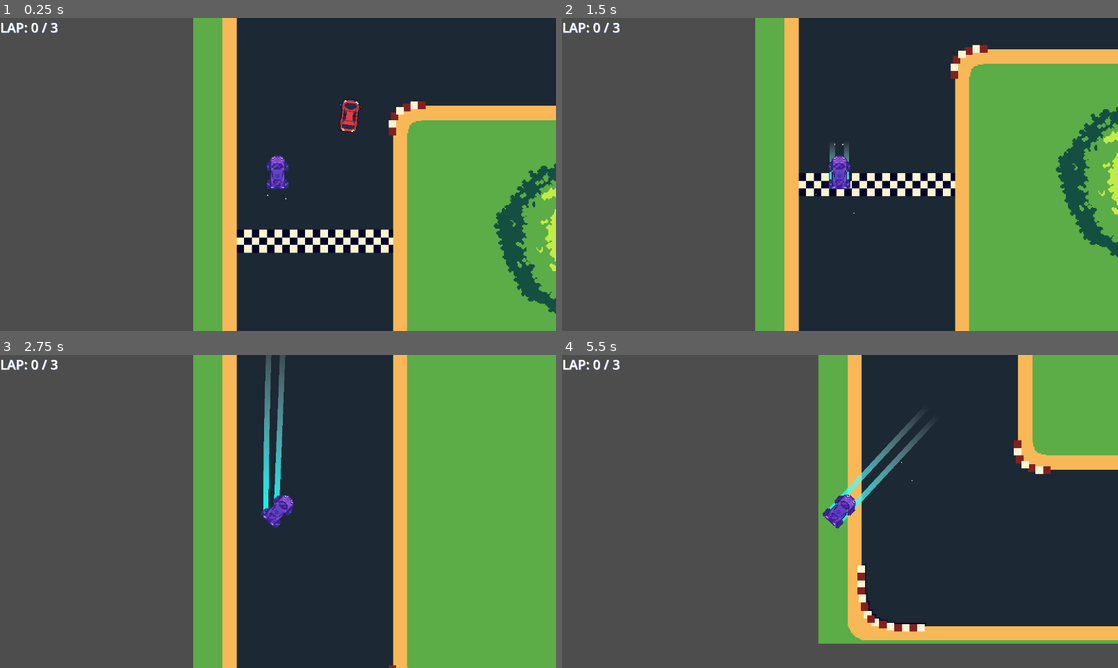
Above: before the commit, frames 1-4 (two rows, left to right).
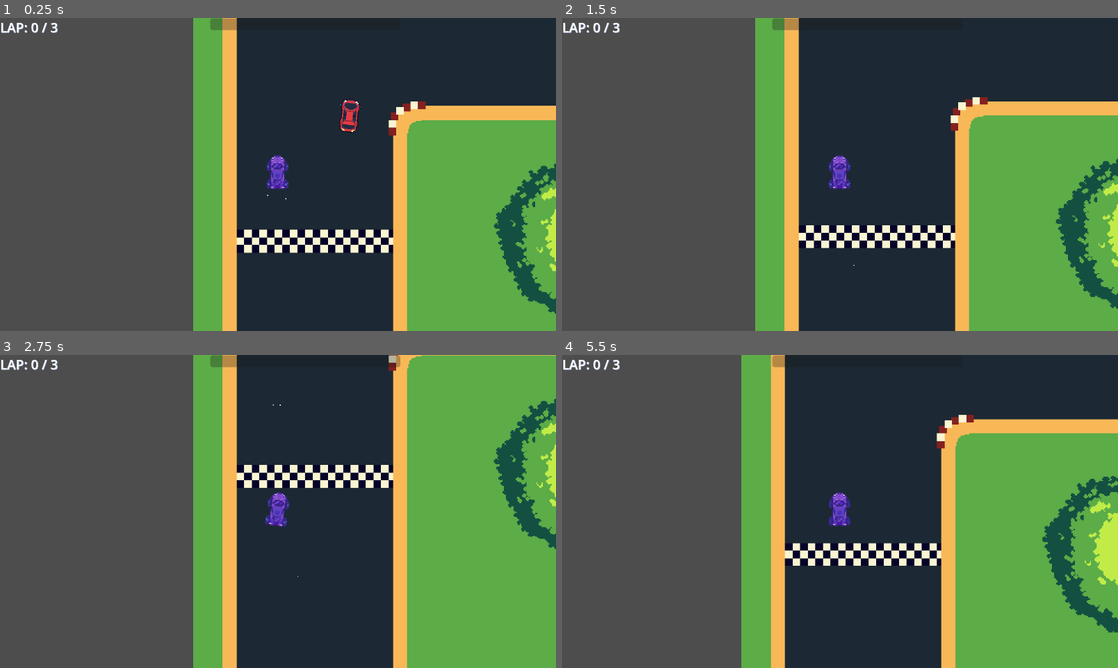
Above: after the commit, the same moments.

Repository: Buzabs/Cartest2
Game: Godot game, scene res://Scenes/TestScene.tscn
Two runs of this game, one before a commit and one after it. Both use one fixed random seed, a clock stepped at 60 frames per second and the inputs below.
Inputs:
- Up to frame 1 (0.25 s): no input
- Up to frame 2 (1.5 s): hold D (Right) 0.53-1.28 s; tap Space (Nitro) at 0.6, 1.35 s; tap Enter at 1.25 s; hold S (Down) from 1.28 s (still down)
- Up to frame 3 (2.75 s): release S (Down) at 2.03 s; hold D (Right) from 2.03 s (still down); tap Space (Nitro) at 2.1 s
- Up to frame 4 (5.5 s): release D (Right) at 2.78 s; hold W (Up) 2.78-3.53 s; tap Space (Nitro) at 2.85, 3.6, 4.25, 4.35, 5.1 s; hold A (Left) 3.53-5.03 s; tap Enter at 5 s; hold S (Down) from 5.03 s (still down)

The runs differ from the first frame. In frame 1, 0.2% of the frame differs, in the area x 37-43%, y 0-4%; in frame 2, 14%; in frame 3, 5.7%; in frame 4, 53%, in the area x 32-100%, y 0-100%.

Commit message:
Ładowanie nitro na driftcie

Diff:
--- a/Scenes/Car.tscn
+++ b/Scenes/Car.tscn
@@ -42,6 +42,9 @@
 process_callback = 0
 wait_time = 2.0
 
+[node name="DriftTimer" type="Timer" parent="."]
+wait_time = 3.0
+
 [node name="CollisionShape2D" type="CollisionShape2D" parent="."]
 position = Vector2(-0.5, -0.5)
 shape = SubResource("RectangleShape2D_1k6jk")
@@ -72,3 +75,4 @@
 [node name="CPUParticles2D" parent="TrialPoint2" instance=ExtResource("3_qeqd0")]
 
 [connection signal="timeout" from="NitroCooldown" to="." method="_on_timer_timeout"]
+[connection signal="timeout" from="DriftTimer" to="." method="_on_drift_timer_timeout"]
--- a/Scenes/TestScene.tscn
+++ b/Scenes/TestScene.tscn
@@ -1,16 +1,17 @@
-[gd_scene load_steps=13 format=3 uid="uid://b0oo5p0g2r8w5"]
+[gd_scene load_steps=14 format=3 uid="uid://b0oo5p0g2r8w5"]
 
 [ext_resource type="Script" uid="uid://bgi6buttie4jm" path="res://Scripts/test_scene.gd" id="1_0f5h7"]
 [ext_resource type="PackedScene" uid="uid://b6pg70e8e06ln" path="res://Scenes/Car.tscn" id="1_mncer"]
 [ext_resource type="Texture2D" uid="uid://bbv0rcvu7dviv" path="res://Sprites/placeholders/early_racetrack_test.png" id="2_iufkg"]
 [ext_resource type="PackedScene" uid="uid://cdoq37nysvx3y" path="res://Scenes/enemy.tscn" id="3_8k7wh"]
+[ext_resource type="FontFile" uid="uid://bsf4i6uq7hmtd" path="res://Fonts/upheaval/upheavtt.ttf" id="4_qsjrb"]
 [ext_resource type="PackedScene" uid="uid://dahoemngkgnt" path="res://Scenes/checkpoint.tscn" id="6_qsjrb"]
 
 [sub_resource type="SystemFont" id="SystemFont_iufkg"]
 font_names = PackedStringArray("Upheaval TT (BRK)")
 
-[sub_resource type="SystemFont" id="SystemFont_0f5h7"]
-font_names = PackedStringArray("Upheaval TT (BRK)")
+[sub_resource type="StyleBoxFlat" id="StyleBoxFlat_qsjrb"]
+bg_color = Color(0.309804, 0.882353, 0.94902, 1)
 
 [sub_resource type="Curve2D" id="Curve2D_5lt6y"]
 bake_interval = 50.0
@@ -62,9 +63,17 @@
 offset_left = 826.0
 offset_right = 1280.0
 offset_bottom = 176.0
-theme_override_fonts/normal_font = SubResource("SystemFont_0f5h7")
+theme_override_fonts/normal_font = ExtResource("4_qsjrb")
 theme_override_font_sizes/normal_font_size = 30
 horizontal_alignment = 2
+
+[node name="NitroProgress" type="ProgressBar" parent="Car/CanvasLayer"]
+offset_left = 484.0
+offset_top = 1.0
+offset_right = 922.0
+offset_bottom = 28.0
+theme_override_styles/fill = SubResource("StyleBoxFlat_qsjrb")
+show_percentage = false
 
 [node name="Enemy" parent="." groups=["Cars"] instance=ExtResource("3_8k7wh")]
 position = Vector2(547, 135)
--- a/Scripts/car.gd
+++ b/Scripts/car.gd
@@ -12,14 +12,20 @@
 
 @onready var animation = $AnimatedSprite2D
 @onready var nitro_cooldown = $NitroCooldown
+@onready var drift_timer: = $DriftTimer
 
 var rotation_direction := 0 #kierunek obrotu
 var direction := 0 #kierunek
 var nitro := 0 #input
 
 var can_nitro := true
+var nitro_comp := false
 
 @export var nitro_speed := 0
+
+func _ready() -> void:
+
+	GlobalVariables.drift_wait_time = drift_timer.wait_time
 
 func _physics_process(delta: float) -> void: #TYLKO PROCESY FIZYCZNE!!!!!!!!!
 	get_input()
@@ -27,7 +33,7 @@
 	if direction != 0:
 		var movement_vector = Vector2.UP.rotated(rotation) * direction #tworzy wektor na podstawie kierunku i obrotu
 		velocity = velocity.move_toward(movement_vector * speed, acc * delta)
-		if nitro && can_nitro == true:
+		if nitro && can_nitro && nitro_comp:
 			nitro_boost(movement_vector * delta)
 
 	else:
@@ -52,10 +58,11 @@
 	velocity = movement_vector * speed * nitro_speed
 	move_and_slide()
 	can_nitro = false
+	nitro_comp = false
 	change_state(StateMachine.States.NITRO)
 
 func _process(_delta: float) -> void: #wszystko inne oprócz fizyki
-
+	GlobalVariables.drift_time_left = drift_timer.time_left
 	if StateMachine.current_state == StateMachine.States.NITRO:
 		return
 
@@ -74,7 +81,9 @@
 		#Sprawdzanie czy driftuje
 		if not(car_velocity.angle() > rotation_min && car_velocity.angle() < rotation_max):
 			change_state(StateMachine.States.DRIFTING)
-		else: change_state(StateMachine.States.DRIVING)
+		else:
+			change_state(StateMachine.States.DRIVING)
+			drift_timer.stop()
 
 	if StateMachine.current_state in [StateMachine.States.DRIVING, StateMachine.States.DRIFTING]:
 		animation.play("default")
@@ -82,8 +91,21 @@
 		animation.stop()
 
 
+	if StateMachine.current_state == StateMachine.States.DRIFTING:
+		if not drift_timer.is_stopped():
+			GlobalVariables.drift_time_percentage = ((1 - drift_timer.time_left / drift_timer.wait_time) * 100)
+			print(GlobalVariables.drift_time_percentage)
+		else:
+			drift_timer.start()
+	else:
+		drift_timer.stop()
+		GlobalVariables.drift_time_percentage = 0
 
-func _on_timer_timeout() -> void:
+
+
+
+
+func _on_timer_timeout() -> void: #nitro cooldown timer
 	can_nitro = true
 
 	if velocity.length() > 0:
@@ -91,5 +113,11 @@
 	else:
 		change_state(StateMachine.States.IDLE)
 
+
+
 func car_collision_id():
 	pass
+
+
+func _on_drift_timer_timeout() -> void:
+		nitro_comp = true
--- a/Scripts/global_variables.gd
+++ b/Scripts/global_variables.gd
@@ -7,6 +7,11 @@
 var laps: int = 0
 var max_laps: int = 3
 
-var finished_cars = 0
+var finished_cars: int = 0
 
 var bracket = []
+
+var drift_time_left: float
+var drift_wait_time: float
+
+var drift_time_percentage: int = 0
--- a/Scripts/test_scene.gd
+++ b/Scripts/test_scene.gd
@@ -6,6 +6,7 @@
 @onready var path_follow = %TrackFollow
 @onready var lap_counter_text = %LapCount
 @onready var bracket_text = %Bracket
+@onready var nitro_progress: ProgressBar = $Car/CanvasLayer/NitroProgress
 
 var checkpoints_arr = []
 var checkpoints_count: int = 0
@@ -44,3 +45,6 @@
 	if cars_arr.size() == GlobalVariables.finished_cars:
 		for i in GlobalVariables.bracket:
 			bracket_text.text += i + "\n"
+
+func _process(delta: float) -> void:
+	nitro_progress.value = GlobalVariables.drift_time_percentage
--- /dev/null
+++ b/main_menu.gd
@@ -0,0 +1,5 @@
+extends Node2D
+
+
+func _on_button_pressed() -> void:
+	get_tree().change_scene_to_file("res://Scenes/TestScene.tscn") # Replace with function body.
--- /dev/null
+++ b/main_menu.tscn
@@ -0,0 +1,51 @@
+[gd_scene load_steps=9 format=3 uid="uid://mq1kfd4gipwk"]
+
+[ext_resource type="Script" uid="uid://dk3mjgxbgp417" path="res://main_menu.gd" id="1_7vrkn"]
+[ext_resource type="FontFile" uid="uid://bsf4i6uq7hmtd" path="res://Fonts/upheaval/upheavtt.ttf" id="2_fu7sn"]
+[ext_resource type="Texture2D" uid="uid://o8i7kcjojv0j" path="res://Sprites/UI/Start-button3.png" id="2_glbon"]
+[ext_resource type="Texture2D" uid="uid://1o3yepi0xmbn" path="res://Sprites/UI/Start-button1.png" id="2_jix8l"]
+[ext_resource type="Texture2D" uid="uid://cdlvpb1ox20pc" path="res://Sprites/UI/Start-button2.png" id="3_nlkkf"]
+
+[sub_resource type="StyleBoxTexture" id="StyleBoxTexture_qe12f"]
+texture = ExtResource("2_glbon")
+
+[sub_resource type="StyleBoxTexture" id="StyleBoxTexture_8qtwp"]
+texture = ExtResource("3_nlkkf")
+
+[sub_resource type="StyleBoxTexture" id="StyleBoxTexture_fu7sn"]
+texture = ExtResource("2_jix8l")
+
+[node name="MainMenu" type="Node2D"]
+script = ExtResource("1_7vrkn")
+
+[node name="CanvasGroup" type="CanvasGroup" parent="."]
+
+[node name="Button" type="Button" parent="CanvasGroup"]
+texture_filter = 1
+offset_left = 485.0
+offset_top = 186.0
+offset_right = 811.0
+offset_bottom = 278.0
+theme_override_styles/hover = SubResource("StyleBoxTexture_qe12f")
+theme_override_styles/pressed = SubResource("StyleBoxTexture_8qtwp")
+theme_override_styles/normal = SubResource("StyleBoxTexture_fu7sn")
+icon_alignment = 1
+expand_icon = true
+
+[node name="RichTextLabel" type="RichTextLabel" parent="CanvasGroup"]
+texture_filter = 1
+offset_left = 222.0
+offset_top = 1.0
+offset_right = 1089.0
+offset_bottom = 189.0
+theme_override_colors/default_color = Color(0.513726, 0.129412, 0.129412, 1)
+theme_override_colors/font_shadow_color = Color(0.941176, 0.760784, 0.0352941, 1)
+theme_override_constants/shadow_outline_size = 40
+theme_override_fonts/normal_font = ExtResource("2_fu7sn")
+theme_override_font_sizes/normal_font_size = 200
+text = "Cartest
+"
+horizontal_alignment = 1
+vertical_alignment = 1
+
+[connection signal="pressed" from="CanvasGroup/Button" to="." method="_on_button_pressed"]
Binary file added: Fonts/upheaval/Upheaval.fon
Not shown, added: Fonts/upheaval/upheaval.txt
Binary file added: Fonts/upheaval/upheavtt.ttf
Not shown, added: Fonts/upheaval/upheavtt.ttf.import
Binary file added: Sprites/UI/Start-button1.png
Not shown, added: Sprites/UI/Start-button1.png.import
Binary file added: Sprites/UI/Start-button2.png
Not shown, added: Sprites/UI/Start-button2.png.import
Binary file added: Sprites/UI/Start-button3.png
Not shown, added: Sprites/UI/Start-button3.png.import
Binary file added: Sprites/UI/hover-start-button.png
Not shown, added: Sprites/UI/hover-start-button.png.import
(and 1 more such lines)
